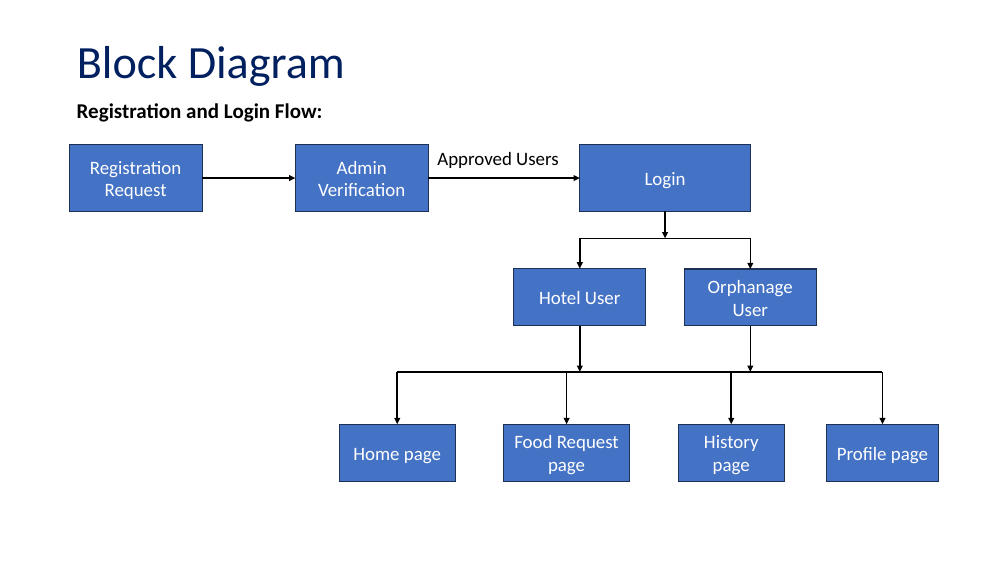
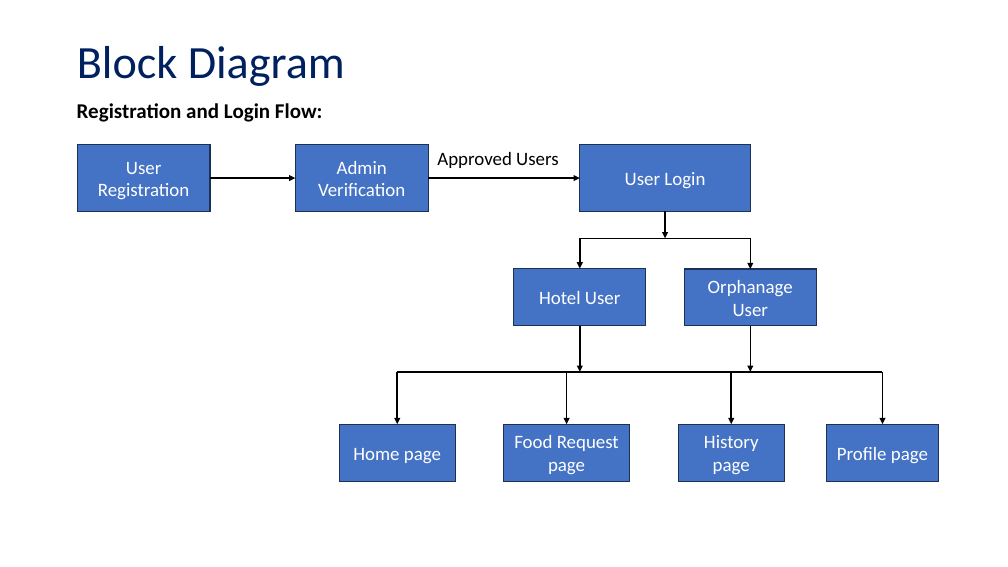
Before and after one commit to Sriram-V-99/MCA-Project-, a slide deck: slide 11 of FoodBridge_v02.pptx (slide 9 before the commit). Drawn at 1008x567 pixels with LibreOffice and Linux fonts; fonts in the diff are those of the drawing. Boxes give left, top, right and bottom in pixels: in the first picture for what was removed or moved away, otherwise in the second. Text is boxed around its words. In the diff, an @@ line names an element or a change of style, - is before the commit and + after.

```diff
--- a/FoodBridge_v02.pptx
+++ b/FoodBridge_v02.pptx
@@ rectangle "User Registration": place and size @@
-rectangle "User Registration" at box(70, 144, 203, 211)
+rectangle "User Registration" at box(77, 144, 210, 211)
@@ text in rectangle at box(98, 162, 189, 199): text changed @@
-Registration Request
+User Registration
@@ arrow moved from (202, 178) - (296, 178) to (210, 178) - (296, 178) @@
@@ text in rectangle at box(625, 172, 705, 189): text changed @@
-Login
+User Login
```
Also in this commit, not shown: 9 other slides changed, 3 slides added.
